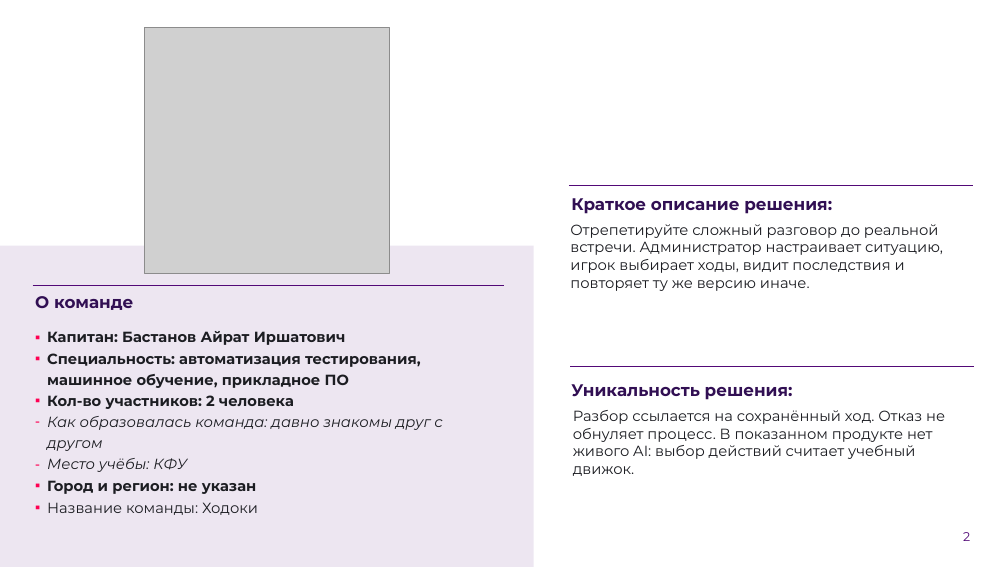
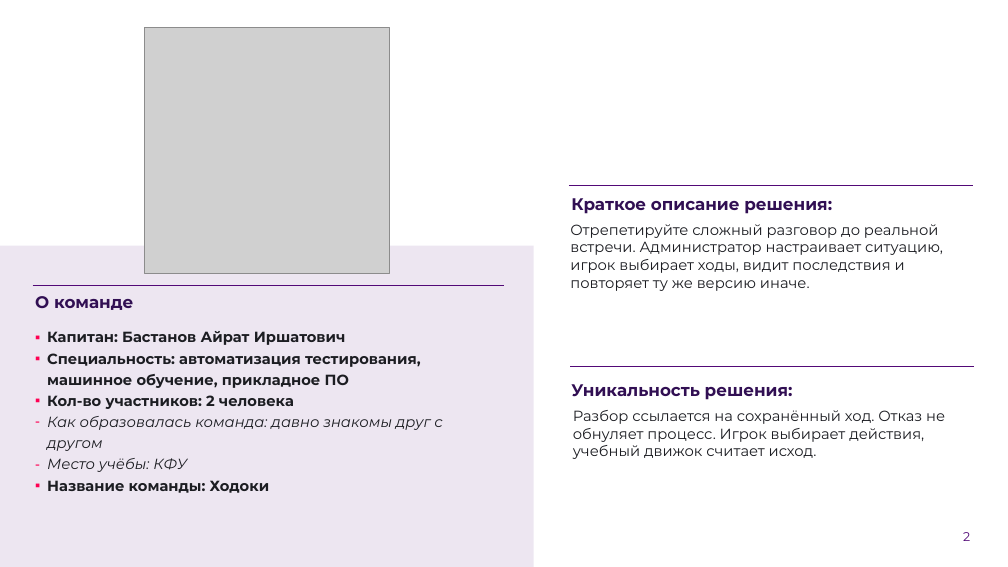
Before and after one commit to AiratBastanov/TalkNFace, a slide deck: slide 2 of docs/submission/TALKNFACE_PRODUCT_PITCH_RU.pptx. Drawn at 1008x567 pixels with LibreOffice and Linux fonts; fonts in the diff are those of the drawing; grey boxes stand for pictures; background and template pictures are left out. Boxes give left, top, right and bottom in pixels: in the first picture for what was removed or moved away, otherwise in the second. Text is boxed around its words. In the diff, an @@ line names an element or a change of style, - is before the commit and + after.

```diff
--- a/docs/submission/TALKNFACE_PRODUCT_PITCH_RU.pptx
+++ b/docs/submission/TALKNFACE_PRODUCT_PITCH_RU.pptx
@@ text at [573,410,945,459]: text changed @@
-Разбор ссылается на сохранённый ход. Отказ не обнуляет процесс. В показанном продукте нет живого AI: выбор действий считает учебный движок.
+Разбор ссылается на сохранённый ход. Отказ не обнуляет процесс. Игрок выбирает действия, учебный движок считает исход.
@@ text at [47,480,257,494]: paragraph removed @@
-▪ Город и регион: не указан
@@ text at [47,480,270,493]: bold on in "Название команды: Ходоки"; line spacing 0.9 to 1.2; less space between paragraphs @@
```
Also in this commit, not shown: 4 other slides changed, 30 other files.
